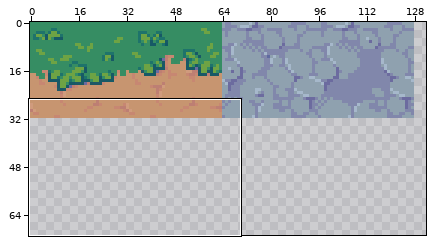
Two states of a sprite sheet, res/textures/TileMap.png. The first picture is a wide view before the edit; the outline marks the close-up.
Close-up. As it was:
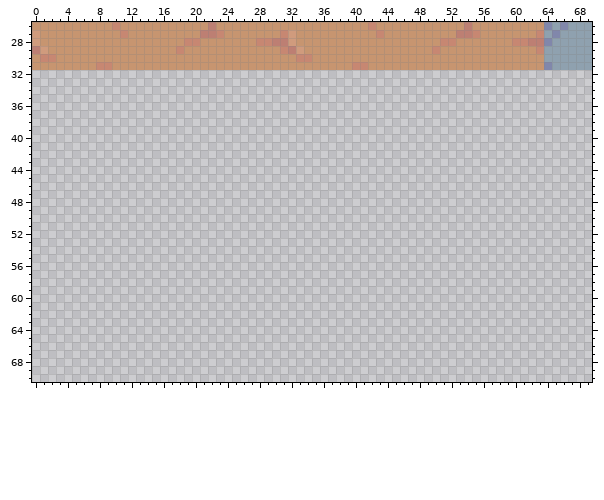
The file is 256x256 pixels. Colours within 5 levels of each other are drawn and written as one. Shown: x 0..69, y 26..70. The wide view leaves out empty margins.
After the commit:
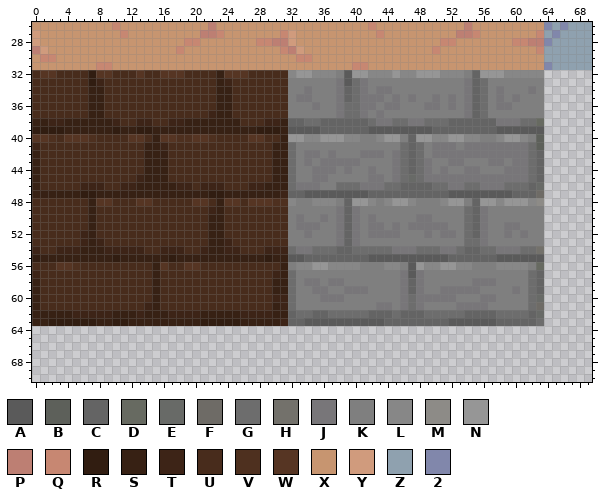
Palette (. is transparent): A #5a5a5a  B #5d605a  C #646464  D #676a61  E #686a67  F #6e6b66  G #6d6d6d  H #73716b  J #787679  K #7f7f7f  L #878787  M #8d8b87  N #969696  P #bd7f73  Q #c78772  R #311d11  S #372114  T #3d2417  U #482c1c  V #4e301f  W #563523  X #c79570  Y #d09b7d  Z #8fa1af  2 #8187ab
Difference:
Changed rows in their new state; - is an unchanged pixel.
first column x 0:
32 UWWUUUURWWUUUWUUWWWUUUUSWWWUUUUULNNLLLKANNLLLNLLNNNLLLKCNNNLLLLL
33 UUUUUUURTUUUUUUUUUUUUUUSTUUUUUUUKKKKKKJAGJKKKKKKKKKKKKJCGKKKKKKK
34 UUUUUUUSSUUUUUUUUUUUUUUSSUUUUUUUKKJKKKJCGJKJJKKKKKKKKKJCGKJKKKJK
35 UUUUUUUSSUUUUUUUUUUUUUUSSUUUUUUUKJJKKKJCGJJJKJKJKKJKJKJCGKJKJKKK
36 UUUUUUUSSUUUUUUUUUUUUUUSSUUUUUUUKKKJKKJGGJJKJJKKKJJKJKJCGKJJKKKK
37 UUUUUUUSSUUUUUUUUUUUUUTSSUUUUUUUKKKKKKJGGJKJKKKKKKKKKKJCGKKKKKKK
38 SSTTSSSSSSTUUTTUUTTSSSSSSSUUUTTSCCGGCCCCCCGJJGGJJGGGCCCCCCJJJGGD
39 RRRRSSSSSSRSSRRSSSSSSSSSSSSSRRRSAAAACCCCCCAAAAAAAACCCCCCCCAAAAAA
40 WWVUWWWVUUUUWWUSWWVVWWVUUUUWWUUSNNLLNNNLLKKLNNKCNNLLNNLLKKLNNLKB
41 TUUUUUUUUUUUUUSSTUUUUUUUUUUUUUSSGKKKKKKKKKKKKKGCGKJJJKJJJJJJJJGB
42 SUUUUUUUUUUUUUSSSUUUUUUUUUUUUUSSGKJJKJKKKJJJKJGCGKJJJJJJJJJJJJGC
43 SUUUUUUUUUUUUUSSSUUUUUUUUUUUUUSSGKJKJJJJJKKKKJGCGJKKJJKKKJJKJJGC
44 SUUUUUUUUUUUUUSSSUUUUUUUUUUUUUSSGKKJJJKJKKJKKJGCGJKJKKJJKKKJJJGC
45 SUUUUUUUUUUUUTSSSUUUUUUUUUUUUUSSGKKJJKKKKKJJKJGEGJJJJJJJJJJJJJGC
46 SUUUUUTTTUUTTSSSSSTTUTTTUUUTTSSSGJJJKKGGGJJJGGCCCCGGJJGGJJJGGGCE
47 SSSSSSRRSSSSSSSSSSSSSSRRSSSSSSSTCCAAAAAAAACCCCCCCCCCAAAAAAAACCCF
48 UUUUUUUSWWUUUWWUUUUUWWUSWWUWWWVVLKKLLLKCNNLKLNNLKKKLNNKCNNLNNNLM
49 UUUUUUUSUUUUUUUUUUUUUUTSUUUUUUUUKKKKKKJCJKKKKKKKKKKKKKGCJKKKKKKK
50 UUUUUUUSUUUUUUUUUUUUUUSSUUUUUUUUKJKKJKJCJKJKKKKKJJKKKKGCJKKKKKKK
51 UUUUUUUSUUUUUUUUUUUUUUSSUUUUUUUUKJJJKKJCJKJJKJKJJJJJKKGCJKKJJKKK
52 UUUUUUTSUUUUUUUUUUUUUUSSUUUUUUUUKKJKKKJCJKJJJJKKKJKJJKGCJKKJKJKK
53 UUUUUUTSTUUUUUUUUUUUUUSSTUUUUUUUKKKKKKJCJKKKKKKKKKKKKKGGJKKKKKKK
54 TUUTTTSSSTTTTTUUTTTUUTSSTTUUUTTTGJJGGGCCGGGGGJJJGGGJJGCCGGJJJGGH
55 RSSSSSSSSSRSSSSSSRSSSSSSSSSSSRSSAACCCCCCCCAAAAAAAAAACCCCCCAAAAAA
56 UUUWWVUUUUUUUUUSWUUWWUUUUUUUUUUSKLLNNLLLLKKKLLKANLLNNLLKKKLLLLKD
57 TUUUUUUUUUUUUUUSUUUUUUUUUUUUUUTSGKKKKKKKKKKKKKJAJKKKKKKKKKKKKKGC
58 SUUUUUUUUUUUUUUSUUUUUUUUUUUUUUSSGKJJKJJKKKKKKKJCJKKKKKKJJJKKKKGC
59 SUUUUUUUUUUUUUUSUUUUUUUUUUUUUUSSGKKJJKKJJJKKKKJCJKKJJJJJKKKKJKGC
60 SUUUUUUUUUUUUUUSUUUUUUUUUUUUUUTTGKKKJJJKKKKKKKJGJJJJJKKKJJKKKKGE
61 SUUUUUUUUUUUUUTSUUUUUUUUUUUUUUSTGKKKKKKKKKKJJKJGJKKKKJJJJKKKKKGF
62 SSSSSTTTTTSSSTSSSTTTTSSSSSTTTTSSCGGCCGGGGGCCCGCCCGGGGGCCCCGGGGCE
63 SSRRRRRRSSRRSSSSSSSSSRRRRRSSSSSTCCAAAAAAAAAACCCCCCCCAAAAAACCCCCG
